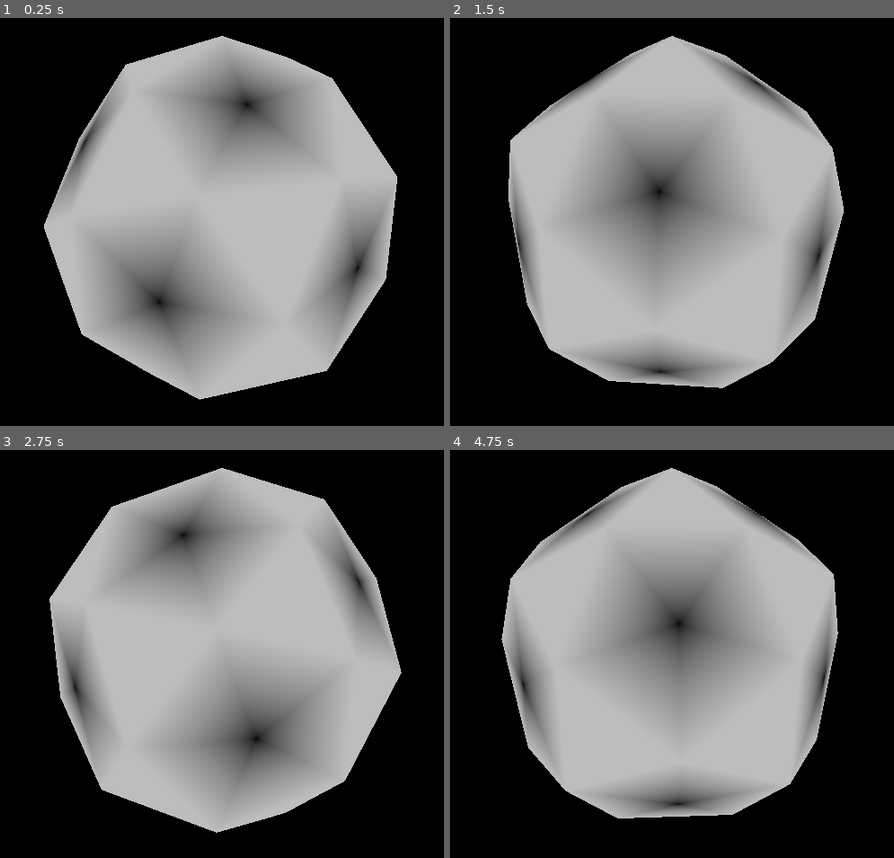
Above: before the commit, frames 1-4 (two rows, left to right).
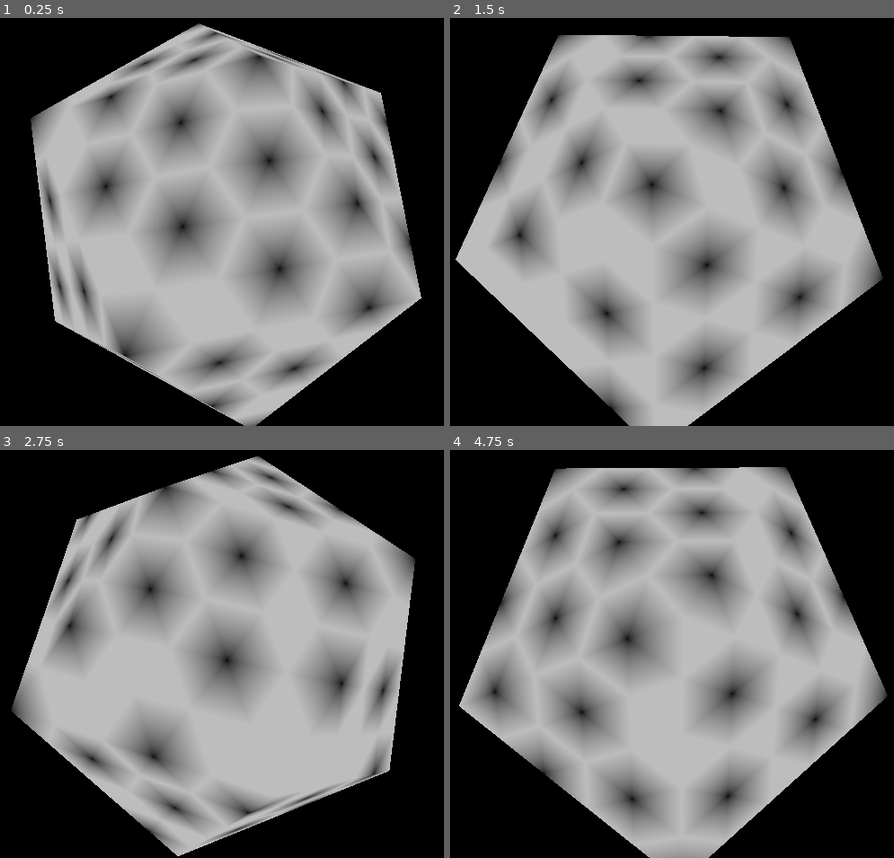
Above: after the commit, the same moments.

Repository: TomiMantyla/sphere
Game: Godot game, scene res://Cube-scene.tscn
The game is run twice, just before and just after one commit, with the same random seed, the same clock (stepped at 60 frames per second) and the same inputs.
Inputs:
- Up to frame 1 (0.25 s): no input
- Up to frame 2 (1.5 s): no input
- Up to frame 3 (2.75 s): no input
- Up to frame 4 (4.75 s): no input

The runs differ from the first frame. In frame 1, 38% of the frame differs, in the area x 6-95%, y 1-100%; in frame 2, 40%, in the area x 1-98%, y 4-100%; in frame 3, 35%; in frame 4, 38%.

Commit message:
Uudelleenindeksointi toimii tai sitten ei...

Diff:
--- a/Cube-scene.tscn
+++ b/Cube-scene.tscn
@@ -55,7 +55,7 @@
 [node name="Icosahedron" type="MeshInstance" parent="."]
 material_override = SubResource( 5 )
 script = ExtResource( 4 )
-frequency = 2
+frequency = 5
 
 [node name="DirectionalLight" type="DirectionalLight" parent="."]
 transform = Transform( 1, 0, 0, 0, -0.0457466, 0.998953, 0, -0.998953, -0.0457466, 0, 5.79813, 1.55308 )
--- a/Icosahedron.gd
+++ b/Icosahedron.gd
@@ -72,11 +72,12 @@
 		st = tri.get_st()
 	#st.generate_normals()
 	#st.generate_tangents()
+
 	st.index()
 	m=st.commit()
 	mesh = m
 
-	mdt.create_from_surface(m, 0)
+
 	var mani = ManipulatorFile.MeshManipulator.new(m)
 #	for i in range(mdt.get_vertex_count()):
 #		print (mani.get_neighbours(i))
@@ -89,6 +90,13 @@
 #			for v in n:
 #				mdt.set_vertex_color(v, Color.white)
 
+
+
+
+	m = mani.proximity_indexer(0.001)
+	mdt.create_from_surface(m, 0)
+	hexify(0)
+
 #	var hops = mani.dijkstra(0)[0]
 #	for i in range(mdt.get_vertex_count()):
 #		if hops[i]%2 == 0:
@@ -96,7 +104,6 @@
 #		else:
 #			mdt.set_vertex_color(i, Color.white)
 
-	hexify(0)
 
 #	var edges
 #	var neighbours = []
@@ -136,7 +143,7 @@
 			gn+=1
 	if gn!=1:
 		mdt.set_vertex_color(start_index, Color.black)
-		mdt.set_vertex(start_index, mdt.get_vertex(start_index)*0.75)
+		#mdt.set_vertex(start_index, mdt.get_vertex(start_index)*1.1)
 		for n in neighbors:
 			mdt.set_vertex_color(n, Color.white)
 		for n in neighbors:
@@ -161,8 +168,6 @@
 
 class TriTess extends MeshInstance:
 
-	# Member variables
-	#export var side_length = 2.0
 	var freq = 1
 
 	var top
@@ -175,12 +180,8 @@
 
 	var colors = [Color.red, Color.blue, Color.white, Color.black, Color.magenta, Color.cyan]
 
-	#const hcoff = 0.86602540378
-
 	func meshify():
-		#st.begin(Mesh.PRIMITIVE_TRIANGLES)
-		#Ensimmäinen kolmio
-		#print("Tesselaatio")
+
 		st.add_color(Color.red)
 		st.add_normal(vertices[0][0])
 		st.add_vertex(vertices[0][0])
--- a/MeshManipulator.gd
+++ b/MeshManipulator.gd
@@ -1,7 +1,7 @@
 class MeshManipulator: #What should it extend? MeshDataTool?
 
-	var mmesh
-	var mdt = MeshDataTool.new()
+	var mmesh #Ehkä turha
+	var mdt = MeshDataTool.new() #Voitaisiin ehkä välittää viittauksena, eikä luoda uutta
 
 
 	func _init(mesh0):
@@ -48,7 +48,36 @@
 					prev[v] = u
 		return([dist, prev])
 
+	func copy_vertex(v):
+		pass
 
 
-	func _ready():
-		pass # Replace with function body.
+	func combine_vertices(v, u):
+		pass
+
+	func proximity_indexer(separation): #Combines close by vertexes and reindexes mesh
+		var arrays = mmesh.surface_get_arrays(0)
+		var vertices = arrays[ArrayMesh.ARRAY_VERTEX]
+		var indices = arrays[ArrayMesh.ARRAY_INDEX]
+		#var colors = arrays[ArrayMesh.ARRAY_COLOR]
+		var vcount = vertices.size()
+		var ss = separation*separation
+
+		for v in range(vcount):
+			for u in range (v+1, vcount):
+				if (vertices[v]-vertices[u]).length_squared()<ss:
+					vertices[u] = vertices[v]
+					#print(str(v)+ ", " +str(u))
+					if indices!=null:
+						for i in range(indices.size()):
+							if indices[i] == u:
+								indices[i] = v
+								#print(i)
+		var arr_mesh = ArrayMesh.new()
+		arrays[ArrayMesh.ARRAY_VERTEX] = vertices
+		arrays[ArrayMesh.ARRAY_INDEX] = indices
+		#arrays[ArrayMesh.ARRAY_COLOR] = null
+		arr_mesh.add_surface_from_arrays(Mesh.PRIMITIVE_TRIANGLES, arrays)
+		mmesh = arr_mesh
+		mdt.create_from_surface(mmesh, 0)
+		return mmesh
--- a/TriangleTesselation.gd
+++ b/TriangleTesselation.gd
@@ -75,6 +75,3 @@
 		for j in range(i+1):
 			pass
 	meshify()
-
-#func _process(delta):
-	#rotate_y(delta)
